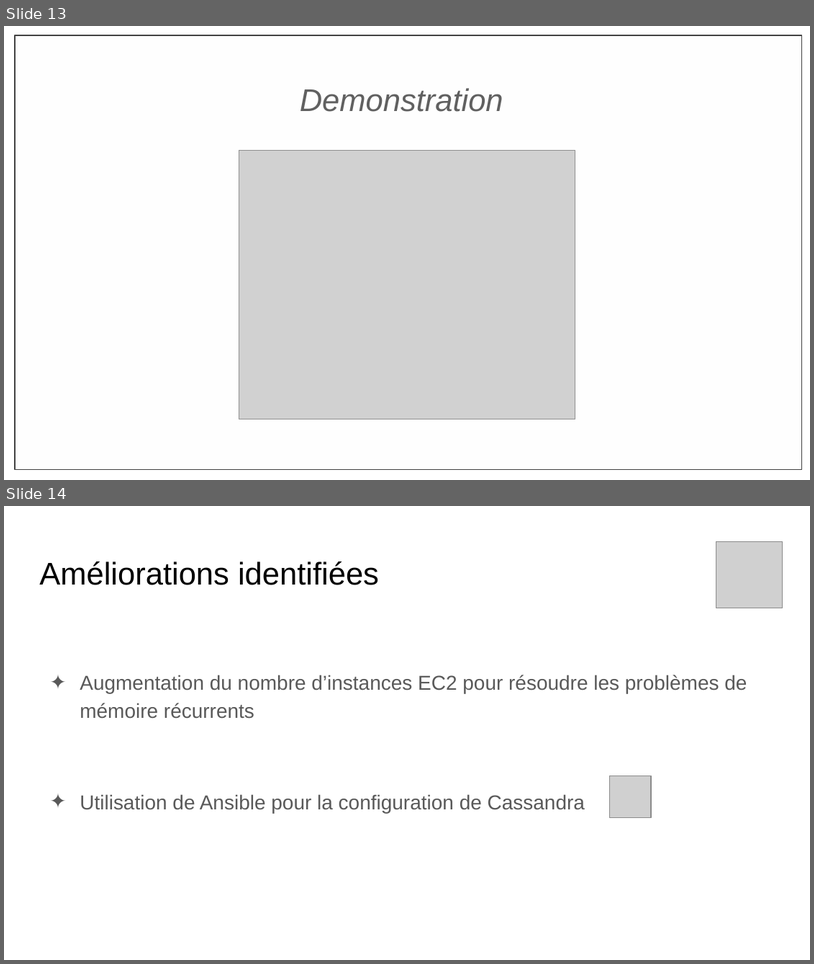
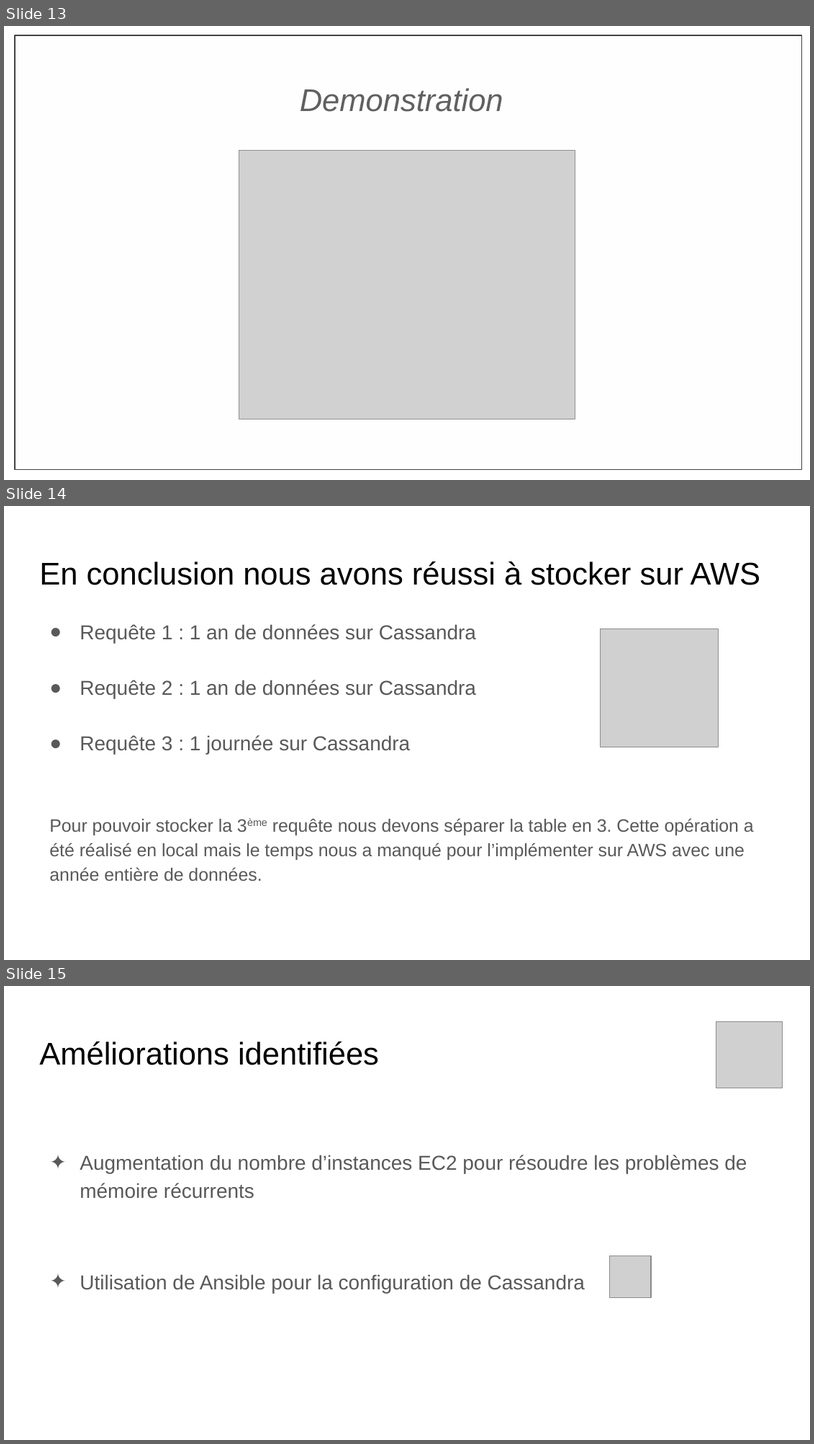
Before and after one commit to nguyenlaurent/gdelt, a slide deck: Projet Big Big Data 2020-2021.pptx. Shown one above the other, each under a label of ours: slides 13 and 14 before the commit, slides 13, 14 and 15 after it. The pictures are 814x964 and 814x1444 pixels, drawn with LibreOffice and Linux fonts; fonts in the diff are those of the drawing; grey boxes stand for pictures. Boxes give left, top, right and bottom in pixels: in the first picture for what was removed or moved away, otherwise in the second. Text is boxed around its words. In the diff, an @@ line names an element or a change of style, - is before the commit and + after.

```diff
--- a/Projet Big Big Data 2020-2021.pptx
+++ b/Projet Big Big Data 2020-2021.pptx
@@ slide 14 added at <box>4,506,810,960</box>, background #FFFFFF @@
@@ title added at <box>39,561,761,585</box>, 28 pt, text #000000 @@
+En conclusion nous avons réussi à stocker sur AWS
@@ text added at <box>49,624,754,880</box>, 16 pt, text #595959 @@
+● Requête 1 : 1 an de données sur Cassandra
+● Requête 2 : 1 an de données sur Cassandra
+● Requête 3 : 1 journée sur Cassandra
+Pour pouvoir stocker la 3ème requête nous devons séparer la table en 3. Cette opération a été réalisé en local mais le temps nous a manqué pour l’implémenter sur AWS avec une année entière de données.
@@ picture added at <box>601,628,718,746</box> @@
@@ what was slide 14 is now slide 15 @@
```
Also in this commit, not shown: 1 slide changed, 3 other files.
